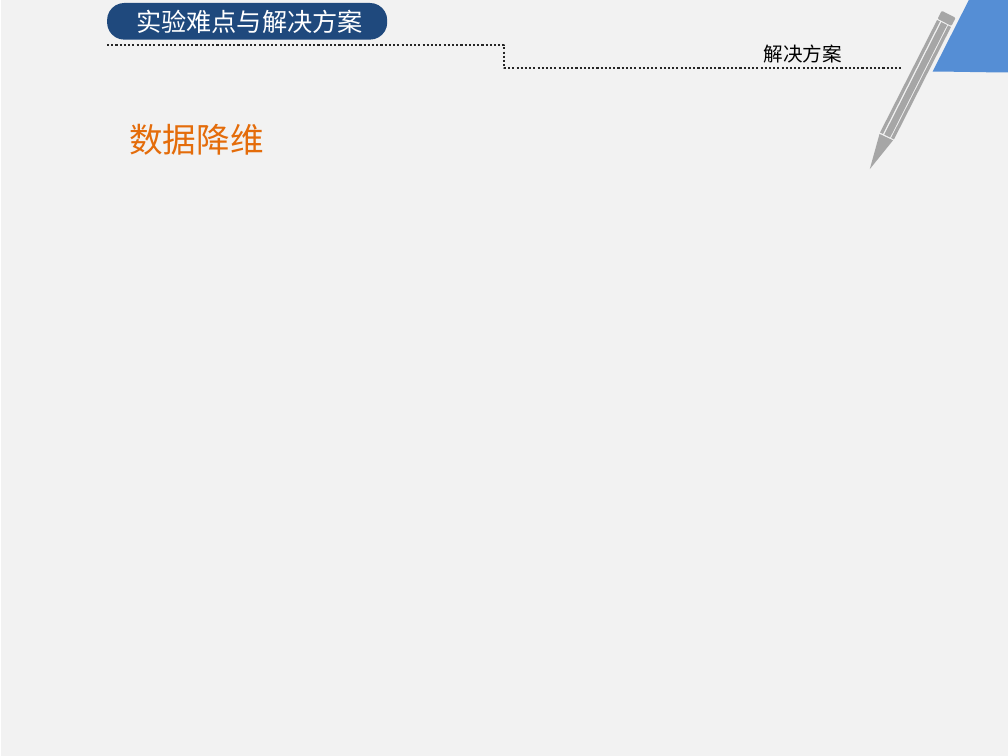
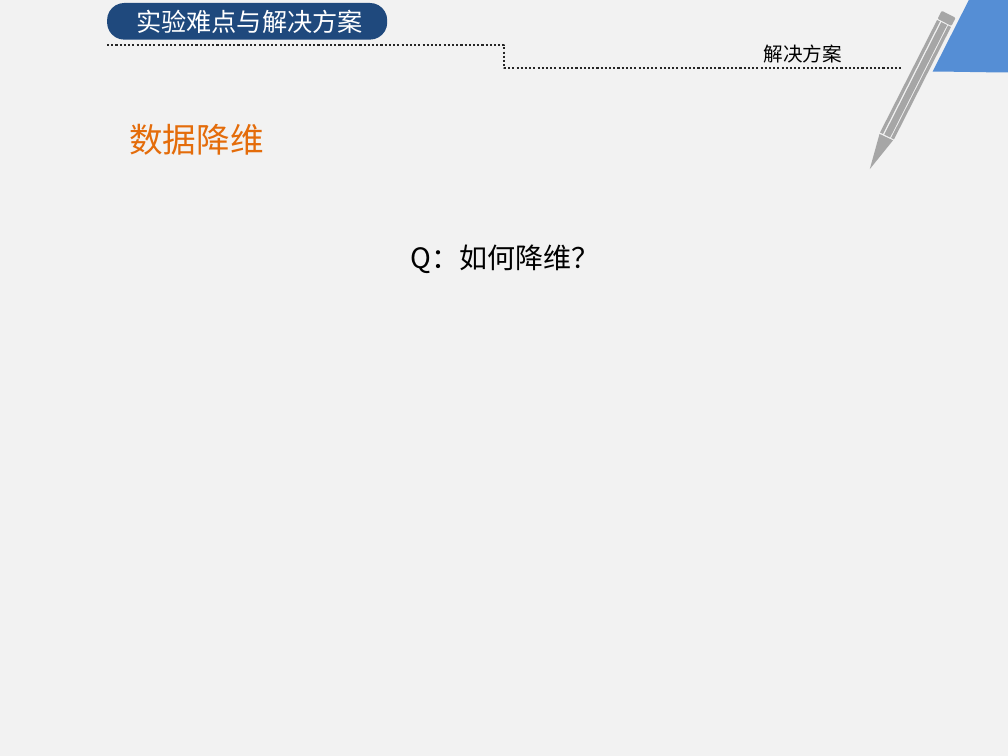
Before and after one commit to KrisCheng/GraduationDesign, a slide deck: slide 11 of FinalPaper/毕业答辩.pptx. Drawn at 1008x756 pixels with LibreOffice and Linux fonts; fonts in the diff are those of the drawing. Boxes give left, top, right and bottom in pixels: in the first picture for what was removed or moved away, otherwise in the second. Text is boxed around its words. In the diff, an @@ line names an element or a change of style, - is before the commit and + after.

```diff
--- a/FinalPaper/毕业答辩.pptx
+++ b/FinalPaper/毕业答辩.pptx
@@ text added at [411, 244, 600, 273], 20 pt, text #000000 @@
+Q：如何降维？
```
Also in this commit, not shown: 7 other slides changed, 1 slide added, 1 other file.
